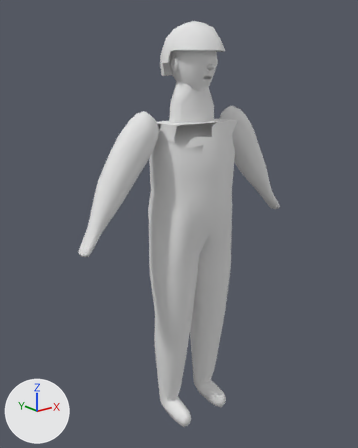
What one commit did to the glTF model assets/actors/crowd/fan20.glb.
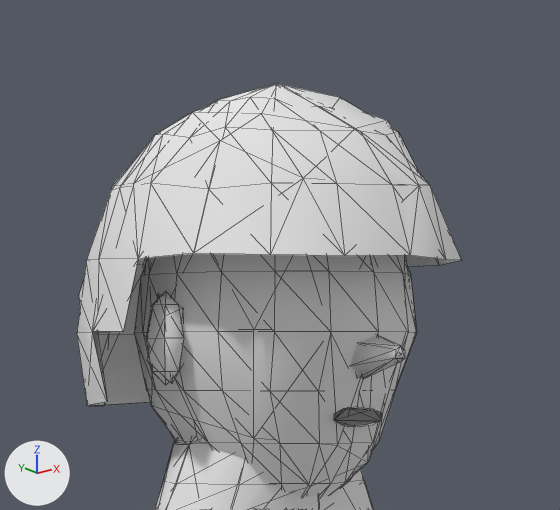
Old and new are each drawn whole from a 50 mm lens placed at (-1.411, -1.676, 1.656), pointed at (-0.033, 0.047, 0.967) and again close up on the part from 41% to 68% of the width and 1% to 21% of the height. The axes (+X, +Y, +Z) are drawn at lower left. The lights are the same throughout. The last two pictures show the newer version. The close-ups show mesh edges as thin lines. Vertices at exactly the same position are counted once.

Before the edit, the objects in view are built like this:
```python
me_fan20 = bpy.data.meshes.new('fan20')
me_fan20.from_pydata(...)  # 1047 vertices, 2028 faces; spans x -0.58..0.58, y -0.17..0.17, z -0.02..1.84
me_fan20.materials.append(mat_crowd_fan)  # white #e7e7e7
# before: 958 (0.0, 0.14, 1.68), 972 (0.04, 0.01, 1.83), 979 (0.08, -0.01, 1.81), 981 (0.12, -0.01, 1.72), 986 (0.11, -0.06, 1.72) at pixel (438, 265)
# before: 988 (0.06, -0.07, 1.81) at pixel (398, 131), 1002 (-0.05, -0.14, 1.72) at pixel (344, 255), 1003 (-0.03, -0.04, 1.83) at pixel (274, 98), 1010 (-0.12, -0.07, 1.73) at pixel (193, 253), 1023 (-0.06, 0.05, 1.81) at pixel (155, 134)
# before: 1033 (-0.05, 0.13, 1.63) at pixel (104, 405), 1036 (0.0, 0.14, 1.73)
me_fan20_lod1 = bpy.data.meshes.new('fan20_lod1')
me_fan20_lod1.from_pydata(...)  # 355 vertices, 650 faces; spans x -0.58..0.58, y -0.17..0.16, z -0.02..1.84
me_fan20_lod1.materials.append(mat_crowd_fan)  # white #e7e7e7
ob_fan20 = bpy.data.objects.new('fan20', me_fan20)
ob_fan20.location = (0.0, 0.0, 0.0)
ob_fan20_lod1 = bpy.data.objects.new('fan20_lod1', me_fan20_lod1)
ob_fan20_lod1.location = (0.0, 0.0, 0.0)
```
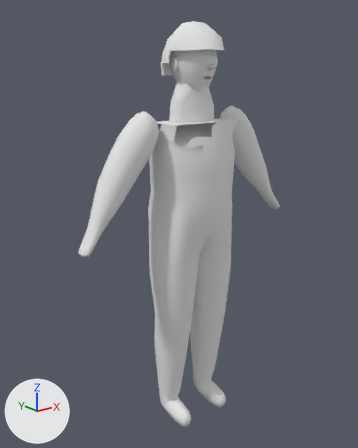
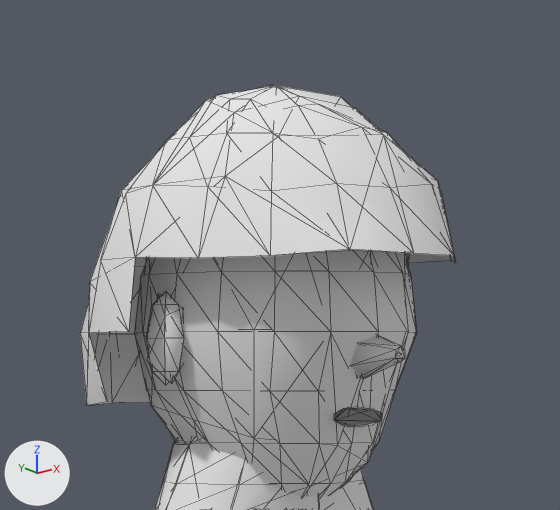
Where the change shows, as pixel boxes [x1, y1, x2, y2] in the close-ups (560 x 510 px; the box of a moved part takes in the faces that stretch with it):
'fan20', reshaped: before [77, 84, 461, 510]; after [80, 86, 456, 510]
'fan20_lod1', reshaped: before [79, 83, 461, 510]; after [86, 85, 455, 510]
part 1 of me_fan20, moved or reshaped: before [77, 85, 460, 406]; after [80, 86, 408, 406]
part 2 of me_fan20_lod1, moved or reshaped: before [79, 83, 461, 406]; after [87, 85, 455, 405]

The change, as a list of edits to the scene's bpy script:
```text
Change me_fan20:
    where me_fan20.from_pydata(...)  # 1047 vertices, 2028 faces; spans x -0.58..0.58, y -0.17..0.17, z -0.02..1.84
    used by ob_fan20; location = (0.0, 0.0, 0.0)
    me_fan20 part 1
    add for i in [972, 979, 988, 1003, 1023]: me_fan20.vertices[i].co += Vector((0.0, 0.0, -0.01))
    add for i in [958, 1002, 1033, 1036]: me_fan20.vertices[i].co += Vector((0.0, -0.01, 0.0))
    add for i in [981, 986, 1010]: me_fan20.vertices[i].co += Vector((0.01, 0.0, 0.0))
    me_fan20.vertices[984].co: (0.07, -0.04, 1.8) -> (0.07, -0.04, 1.81)
    me_fan20.vertices[1025].co: (-0.09, 0.09, 1.73) -> (-0.08, 0.08, 1.72)  # pixel (86, 260) -> not seen
    me_fan20.vertices[1028].co: (-0.02, 0.03, 1.82) -> (-0.02, 0.03, 1.83)
Change me_fan20_lod1:
    where me_fan20_lod1.from_pydata(...)  # 355 vertices, 650 faces; spans x -0.58..0.58, y -0.17..0.16, z -0.02..1.84
    used by ob_fan20_lod1; location = (0.0, 0.0, 0.0)
    me_fan20_lod1 part 2
    23 vertices are removed from x -0.14..0.12, y -0.14..0.14, z 1.63..1.82
    63 faces are deleted
    9 vertices move from x -0.08..0.11, y -0.13..0.13, z 1.63..1.84 to x -0.11..0.12, y -0.11..0.13, z 1.63..1.84
    24 vertices are added at x -0.13..0.13, y -0.15..0.13, z 1.63..1.83
    65 new faces join them
```
